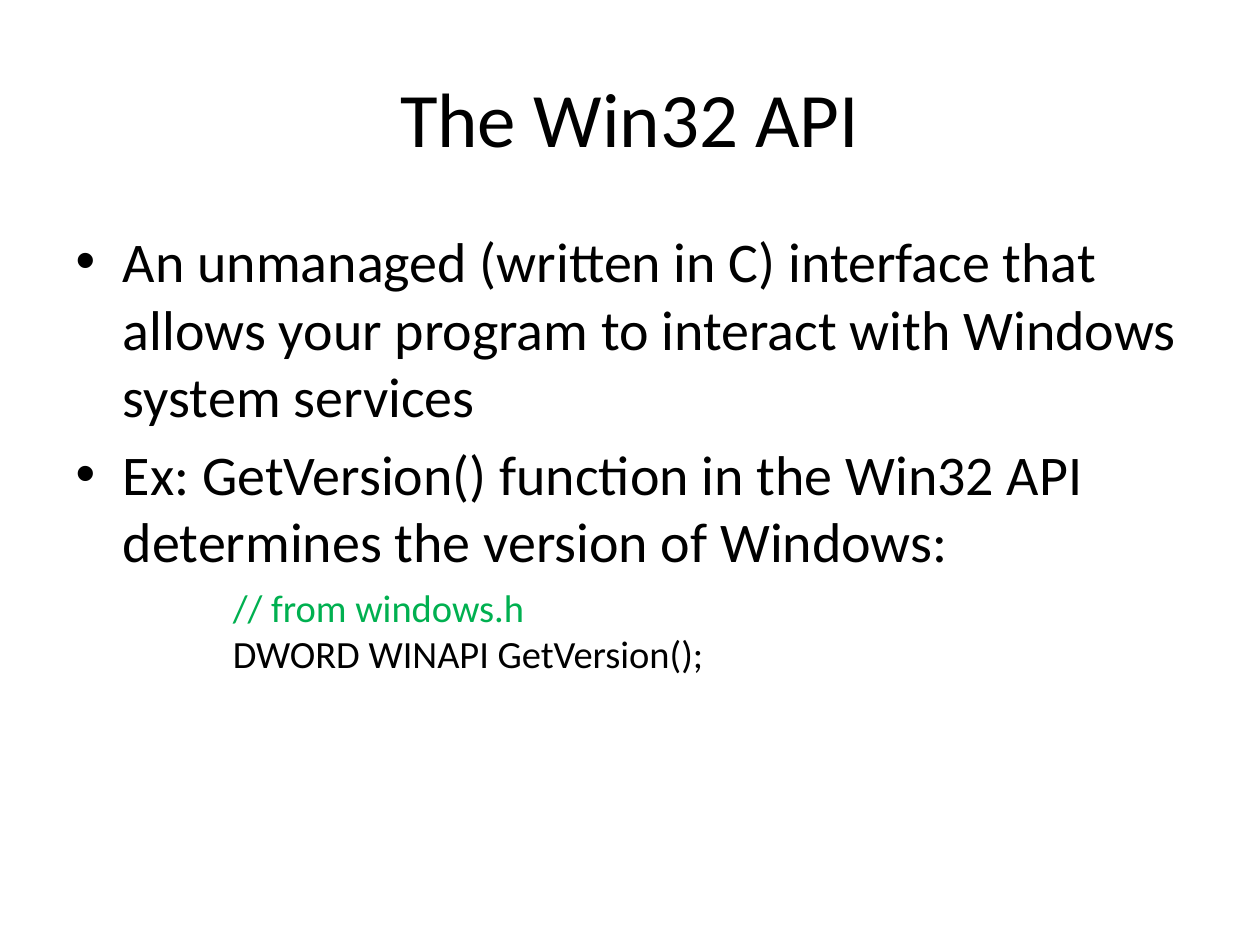
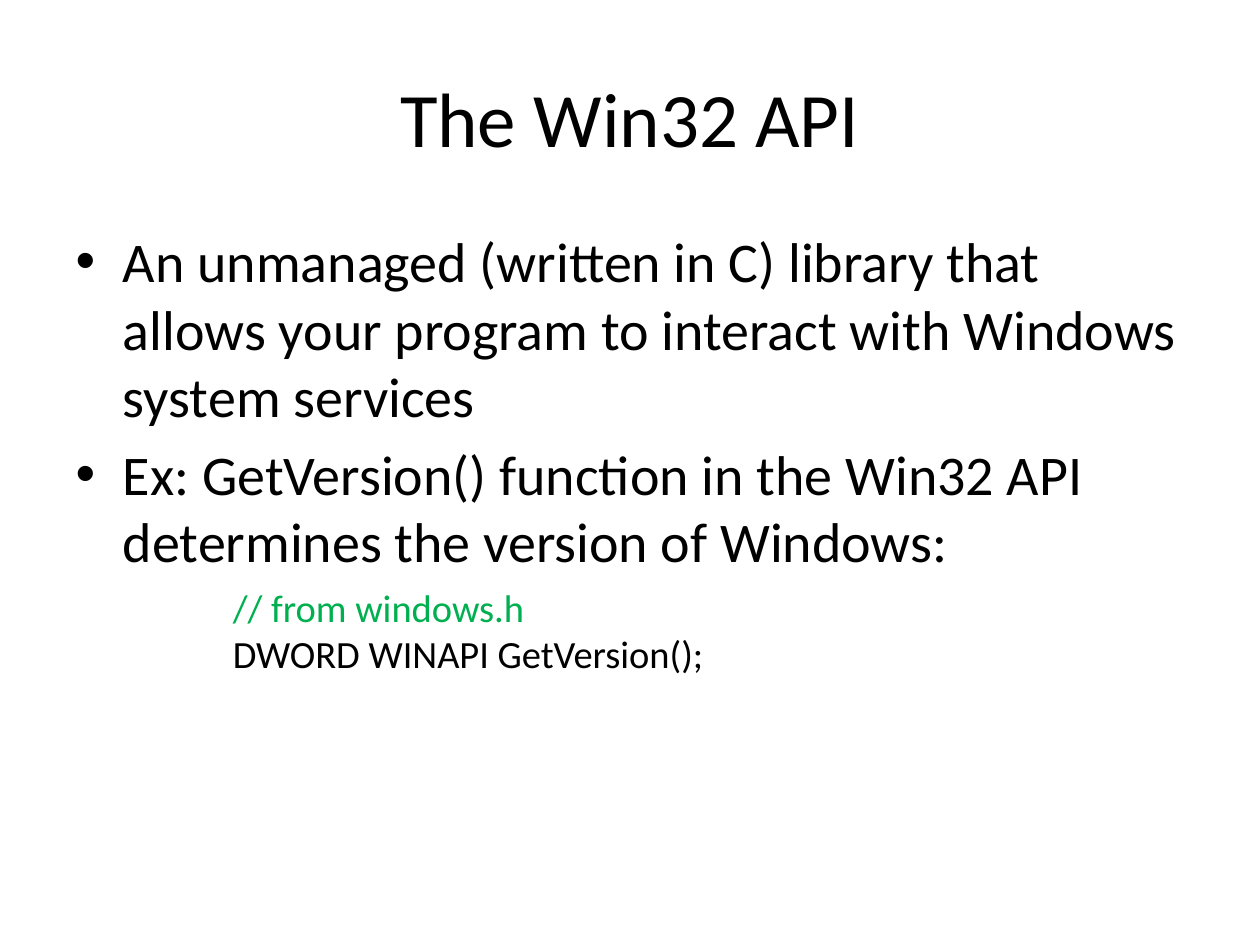
Before and after one commit to iap-csharp/iap-csharp.github.com, a slide deck: slide 3 of IAP-CSharp-Lecture-6.pptx. Drawn at 1260x945 pixels with LibreOffice and Linux fonts; fonts in the diff are those of the drawing. Boxes give left, top, right and bottom in pixels: in the first picture for what was removed or moved away, otherwise in the second. Text is boxed around its words. In the diff, an @@ line names an element or a change of style, - is before the commit and + after.

```diff
--- a/IAP-CSharp-Lecture-6.pptx
+++ b/IAP-CSharp-Lecture-6.pptx
@@ text at box(123, 241, 1175, 426): text changed @@
-• An unmanaged (written in C) interface that allows your program to interact with Windows system services
+• An unmanaged (written in C) library that allows your program to interact with Windows system services
```
Also in this commit, not shown: 3 other slides changed, 2 other files.
